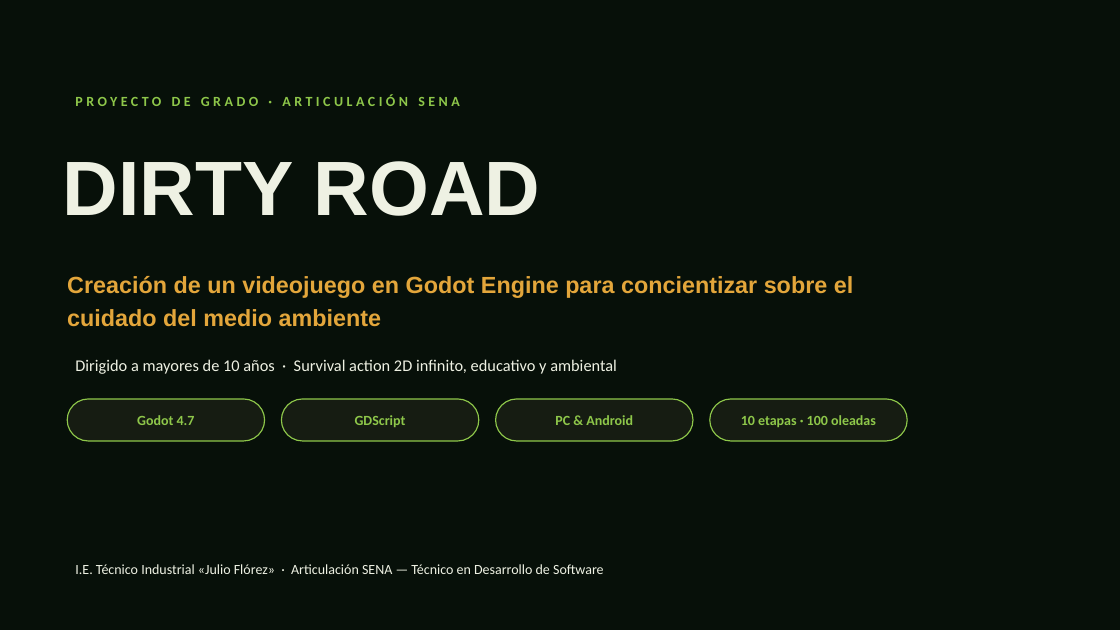
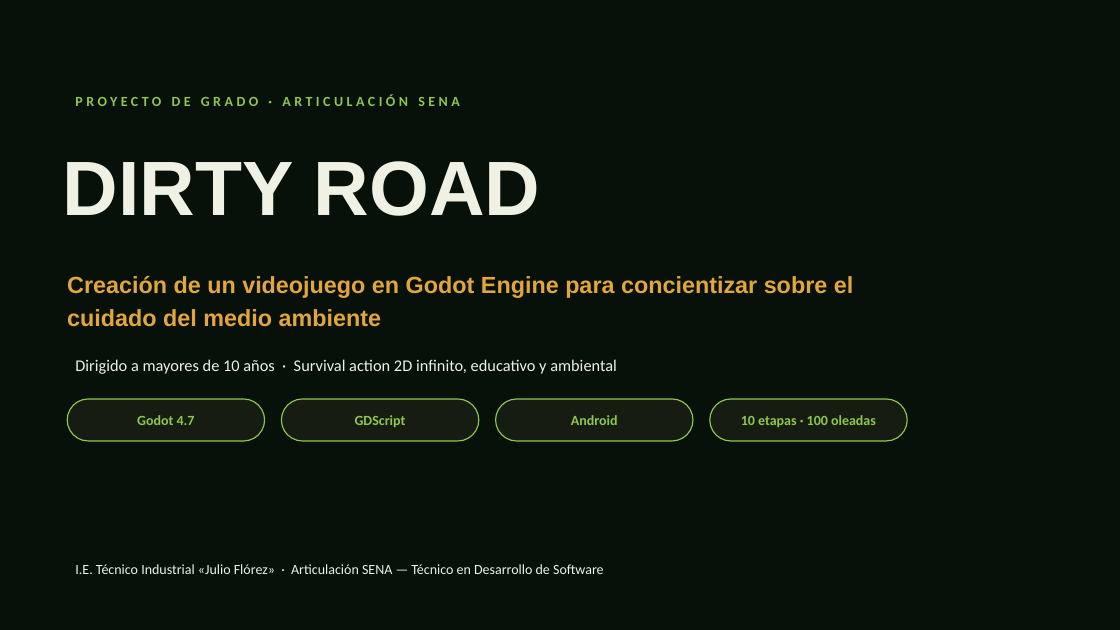
Before and after one commit to l1teSG/dirty-road-godot, a slide deck: slide 1 of docs/drive/presentacion/presentacion.pptx. Drawn at 1120x630 pixels with LibreOffice and Linux fonts; fonts in the diff are those of the drawing; background and template pictures are left out. Boxes give left, top, right and bottom in pixels: in the first picture for what was removed or moved away, otherwise in the second. Text is boxed around its words. In the diff, an @@ line names an element or a change of style, - is before the commit and + after.

Commit message:
add: refresh the manual and presentation (android only, with screenshots)

```diff
--- a/docs/drive/presentacion/presentacion.pptx
+++ b/docs/drive/presentacion/presentacion.pptx
@@ text at box(571, 415, 618, 425): text changed @@
-PC & Android
+Android
```
Also in this commit, not shown: 4 other slides changed, 6 other files.
